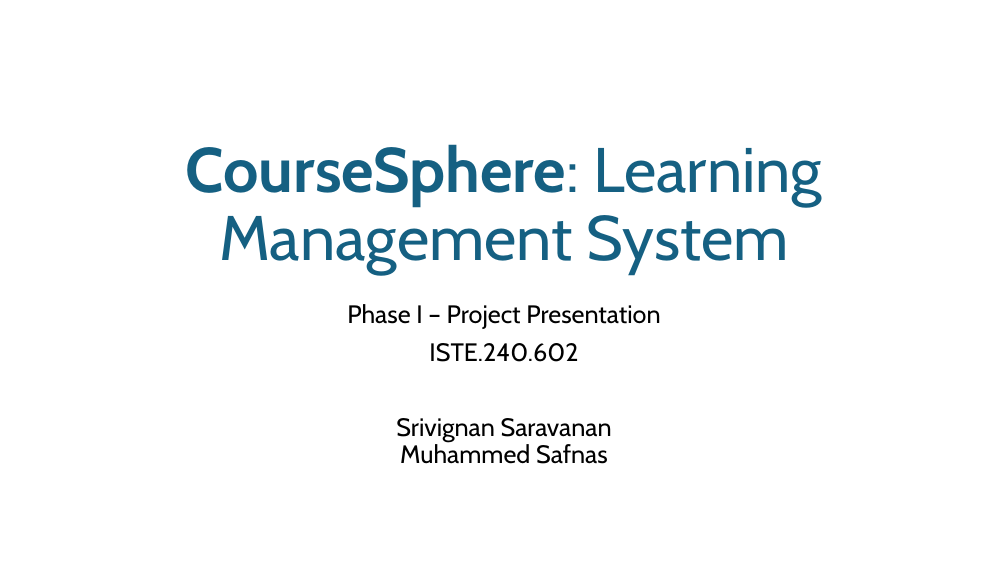
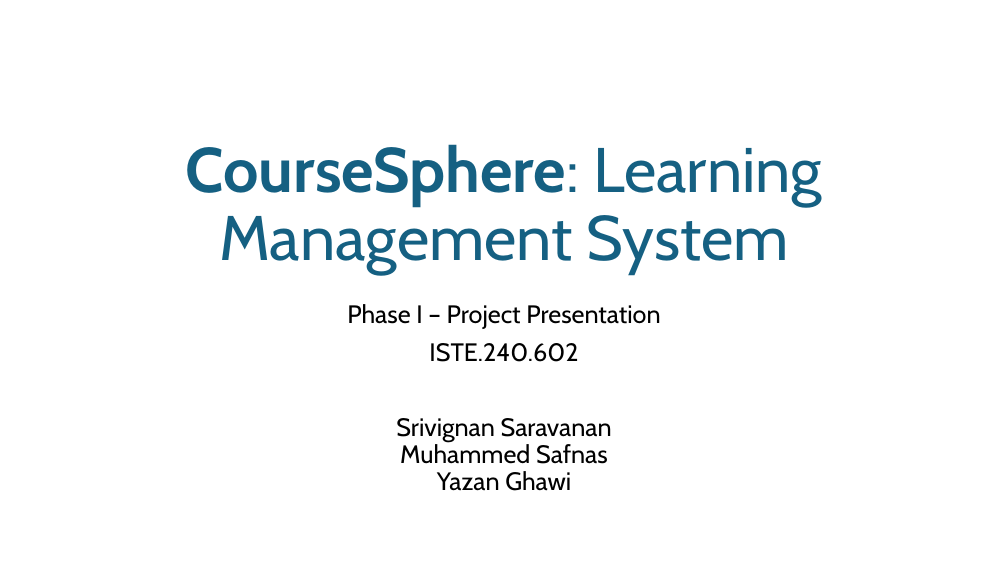
Before and after one commit to SriVignan123/ISTE240PROJECT, a slide deck: slide 1 of CourseSphere Presentation.pptx. Drawn at 1008x567 pixels with LibreOffice and Linux fonts; fonts in the diff are those of the drawing. Boxes give left, top, right and bottom in pixels: in the first picture for what was removed or moved away, otherwise in the second. Text is boxed around its words. In the diff, an @@ line names an element or a change of style, - is before the commit and + after.

```diff
--- a/CourseSphere Presentation.pptx
+++ b/CourseSphere Presentation.pptx
@@ subtitle at [396,418,612,491]: text changed @@
-Srivignan Saravanan
-Muhammed Safnas
+Srivignan Saravanan
+Muhammed Safnas
+Yazan Ghawi
```
Also in this commit, not shown: 1 other file.
